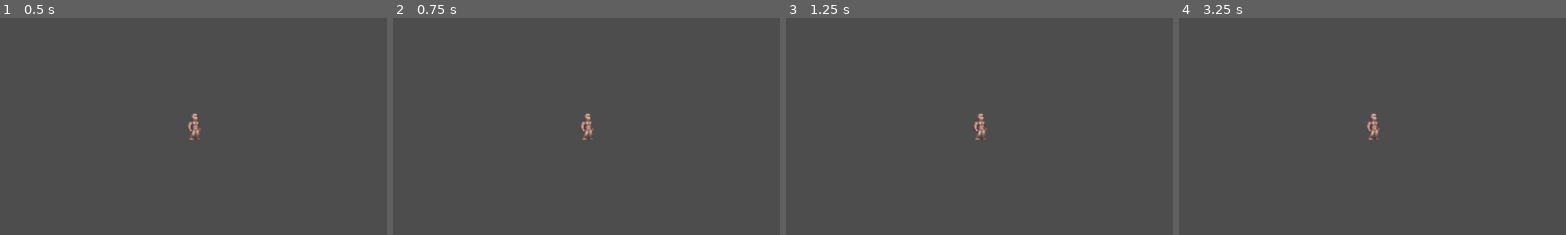
Above: before the commit, frames 1-4 (left to right).
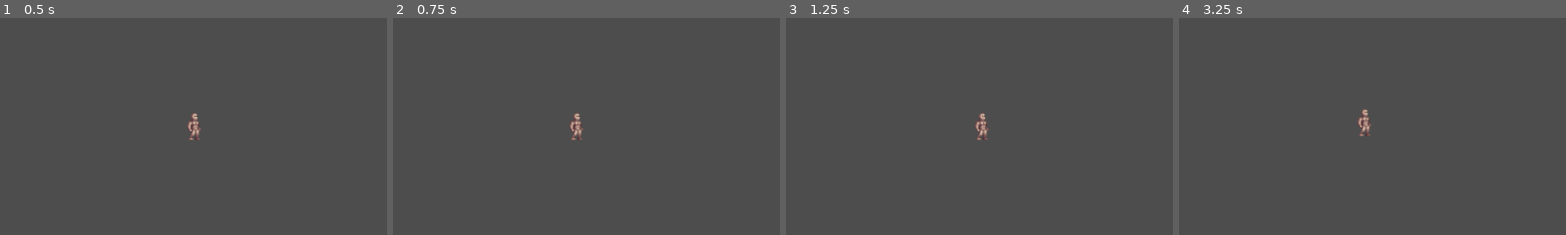
Above: after the commit, the same moments.

Repository: Uhboer/TraumLand-Arena
Game: Godot game, scene res://csenes/world.tscn
Two runs of this game, one before a commit and one after it. Both use one fixed random seed, a clock stepped at 60 frames per second and the inputs below.
Inputs:
- Up to frame 1 (0.5 s): no input
- Up to frame 2 (0.75 s): tap Enter at 0.5 s; tap A (A, bound only after the commit) at 0.6 s
- Up to frame 3 (1.25 s): tap D (D, bound only after the commit) at 0.8 s
- Up to frame 4 (3.25 s): tap D (D, bound only after the commit) at 1.35 s; tap S (S, bound only after the commit) at 1.55, 2.1 s; tap W (W, bound only after the commit) at 2.3, 2.85 s; tap Space at 2.75 s; tap A (A, bound only after the commit) at 3.05 s
The pictures show only the part of the screen within x 25-75%, y 25-75%; the shares and areas given below are measured in that part.

Frame 1 is identical in both runs. In frame 2, 0.5% of the frame differs, in the area x 45-52%, y 43-57%; in frame 3, 0.2%; in frame 4, 0.5%.

Commit message:
first moves

Diff:
--- /dev/null
+++ b/csenes/character.gd
@@ -0,0 +1,9 @@
+extends CharacterBody2D
+
+var speed = 200
+
+func _physics_process(delta):
+	var direction = Input.get_vector("A", "D", "W", "S")
+	velocity = direction * speed
+
+	move_and_slide()
--- a/csenes/character.tscn
+++ b/csenes/character.tscn
@@ -1,5 +1,6 @@
-[gd_scene load_steps=4 format=3 uid="uid://dkhchtxql8eyj"]
+[gd_scene load_steps=5 format=3 uid="uid://dkhchtxql8eyj"]
 
+[ext_resource type="Script" path="res://csenes/character.gd" id="1_c1skk"]
 [ext_resource type="Texture2D" uid="uid://b5ajlkdi67d6e" path="res://sprites/human.png" id="1_ixfc8"]
 
 [sub_resource type="SpriteFrames" id="SpriteFrames_ay8in"]
@@ -16,6 +17,7 @@
 [sub_resource type="CircleShape2D" id="CircleShape2D_cd1th"]
 
 [node name="character" type="CharacterBody2D"]
+script = ExtResource("1_c1skk")
 
 [node name="layouts" type="Node2D" parent="."]
 
@@ -31,5 +33,4 @@
 [node name="Camera2D" type="Camera2D" parent="."]
 zoom = Vector2(1.865, 1.865)
 position_smoothing_enabled = true
-drag_horizontal_enabled = true
-drag_vertical_enabled = true
+position_smoothing_speed = 4.0
--- a/project.godot
+++ b/project.godot
@@ -15,6 +15,29 @@
 config/features=PackedStringArray("4.3", "GL Compatibility")
 config/icon="res://icon.svg"
 
+[input]
+
+A={
+"deadzone": 0.5,
+"events": [Object(InputEventKey,"resource_local_to_scene":false,"resource_name":"","device":-1,"window_id":0,"alt_pressed":false,"shift_pressed":false,"ctrl_pressed":false,"meta_pressed":false,"pressed":false,"keycode":0,"physical_keycode":65,"key_label":0,"unicode":97,"location":0,"echo":false,"script":null)
+]
+}
+W={
+"deadzone": 0.5,
+"events": [Object(InputEventKey,"resource_local_to_scene":false,"resource_name":"","device":-1,"window_id":0,"alt_pressed":false,"shift_pressed":false,"ctrl_pressed":false,"meta_pressed":false,"pressed":false,"keycode":0,"physical_keycode":87,"key_label":0,"unicode":119,"location":0,"echo":false,"script":null)
+]
+}
+S={
+"deadzone": 0.5,
+"events": [Object(InputEventKey,"resource_local_to_scene":false,"resource_name":"","device":-1,"window_id":0,"alt_pressed":false,"shift_pressed":false,"ctrl_pressed":false,"meta_pressed":false,"pressed":false,"keycode":0,"physical_keycode":83,"key_label":0,"unicode":115,"location":0,"echo":false,"script":null)
+]
+}
+D={
+"deadzone": 0.5,
+"events": [Object(InputEventKey,"resource_local_to_scene":false,"resource_name":"","device":-1,"window_id":0,"alt_pressed":false,"shift_pressed":false,"ctrl_pressed":false,"meta_pressed":false,"pressed":false,"keycode":0,"physical_keycode":68,"key_label":0,"unicode":100,"location":0,"echo":false,"script":null)
+]
+}
+
 [rendering]
 
 renderer/rendering_method="gl_compatibility"
